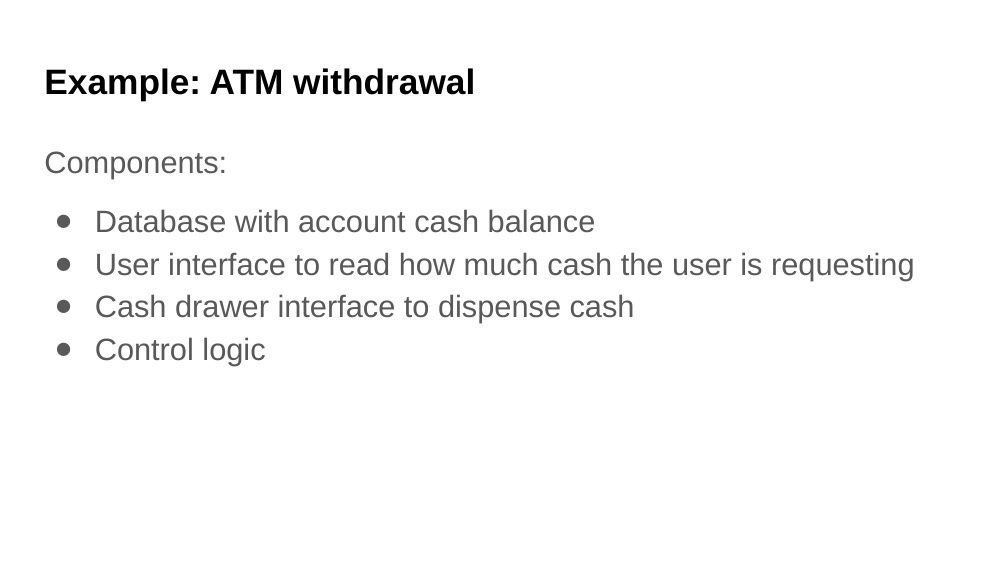
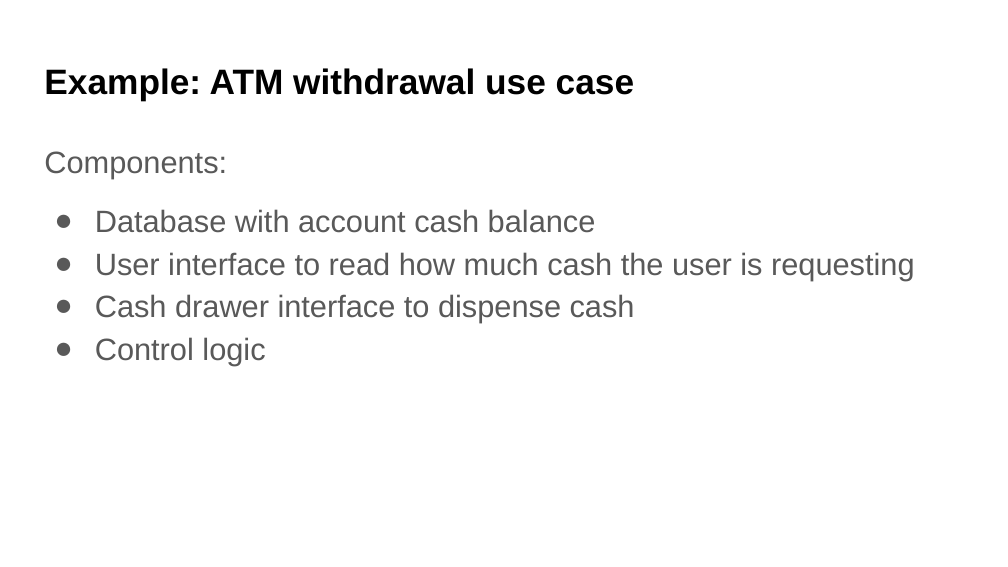
Before and after one commit to UWDATA515/lecture-materials, a slide deck: slide 33 of 07/DATA515_07_SoftwareDesign.pptx. Drawn at 1008x567 pixels with LibreOffice and Linux fonts; fonts in the diff are those of the drawing; background and template pictures are left out. Boxes give left, top, right and bottom in pixels: in the first picture for what was removed or moved away, otherwise in the second. Text is boxed around its words. In the diff, an @@ line names an element or a change of style, - is before the commit and + after.

```diff
--- a/07/DATA515_07_SoftwareDesign.pptx
+++ b/07/DATA515_07_SoftwareDesign.pptx
@@ title at bbox=[44, 68, 634, 100]: text changed @@
-Example: ATM withdrawal
+Example: ATM withdrawal use case
```
Also in this commit, not shown: 5 other slides changed, 2 slides added, 4 other files.
